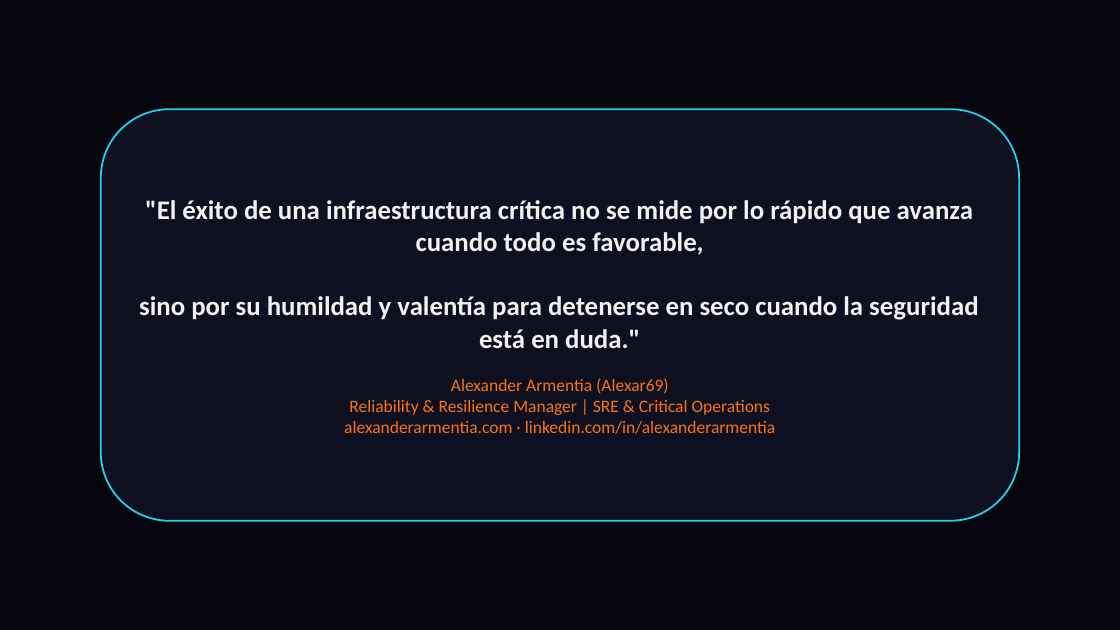
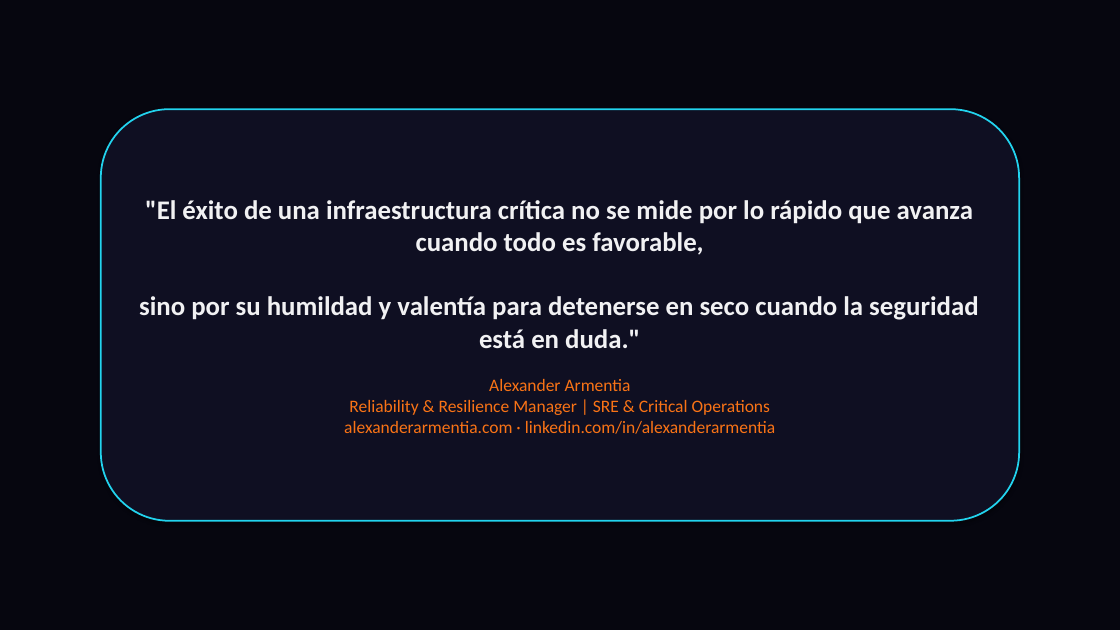
Before and after one commit to alexar69-pixel/alexar69-pixel.github.io, a slide deck: slide 9 of presentacion-reliability-resiliencia-adamuz-urda.pptx. Drawn at 1120x630 pixels with LibreOffice and Linux fonts; fonts in the diff are those of the drawing. Boxes give left, top, right and bottom in pixels: in the first picture for what was removed or moved away, otherwise in the second. Text is boxed around its words. In the diff, an @@ line names an element or a change of style, - is before the commit and + after.

Commit message:
refactor(corporate): remove all references and text occurrences of Alexar69 for pure corporate identity

```diff
--- a/presentacion-reliability-resiliencia-adamuz-urda.pptx
+++ b/presentacion-reliability-resiliencia-adamuz-urda.pptx
@@ text in rounded rectangle at box(344, 379, 775, 434): text changed @@
-Alexander Armentia (Alexar69)
-Reliability & Resilience Manager | SRE & Critical Operations
-alexanderarmentia.com · linkedin.com/in/alexanderarmentia
+Alexander Armentia
+Reliability & Resilience Manager | SRE & Critical Operations
+alexanderarmentia.com · linkedin.com/in/alexanderarmentia
```
Also in this commit, not shown: 1 other slide changed, 34 other files.
